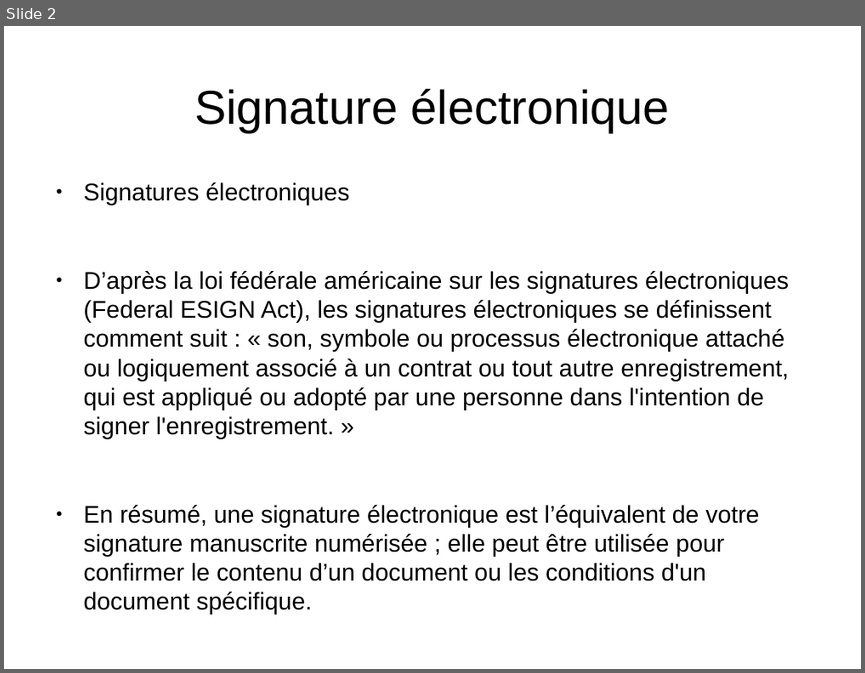
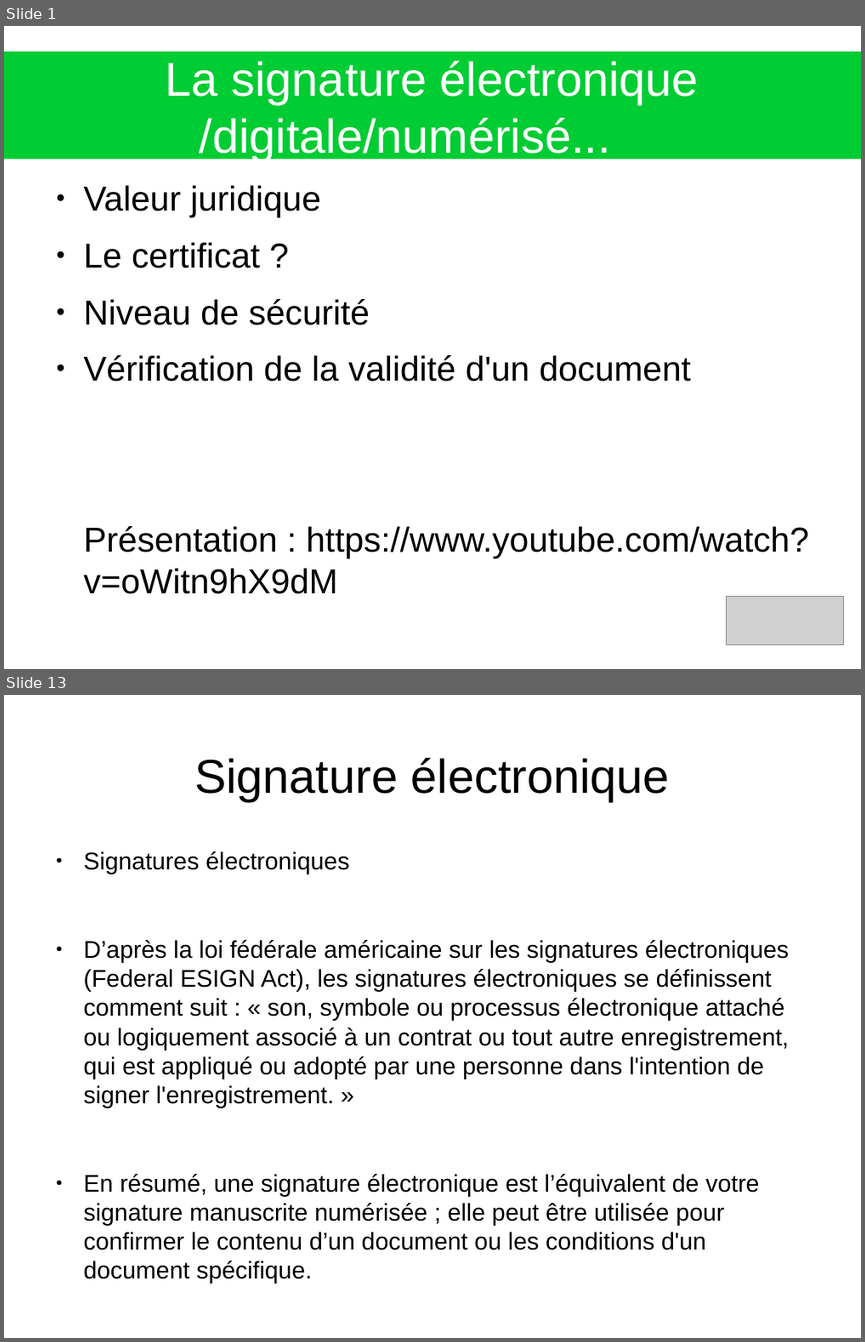
Before and after one commit to heylve/current, a slide deck: Presentations/SignatureElec.odp. Shown one above the other, each under a label of ours: slide 2 before the commit, slides 1 and 13 after it; the slides between them are not shown. The pictures are 865x673 and 865x1342 pixels, drawn with LibreOffice and Linux fonts; fonts in the diff are those of the drawing; grey boxes stand for pictures. Boxes give left, top, right and bottom in pixels: in the first picture for what was removed or moved away, otherwise in the second. Text is boxed around its words. In the diff, an @@ line names an element or a change of style, - is before the commit and + after.

```diff
--- a/Presentations/SignatureElec.odp
+++ b/Presentations/SignatureElec.odp
@@ slide 1 added at (4, 26, 861, 669), background #FFFFFF @@
@@ title added at (4, 52, 861, 159), fill #00CC33, 44 pt, text #FFFFFF @@
+La signature électronique /digitale/numérisé...
@@ text added at (84, 185, 808, 557), 32 pt, text #000000 @@
+● Valeur juridique
+● Le certificat ?
+● Niveau de sécurité
+● Vérification de la validité d'un document
+Présentation : https://www.youtube.com/watch?v=oWitn9hX9dM
@@ picture added at (726, 596, 844, 644) @@
@@ what was slide 2 is now slide 13 @@
```
Also in this commit, not shown: 1 slide changed, 10 other slides added, 5 other files.
